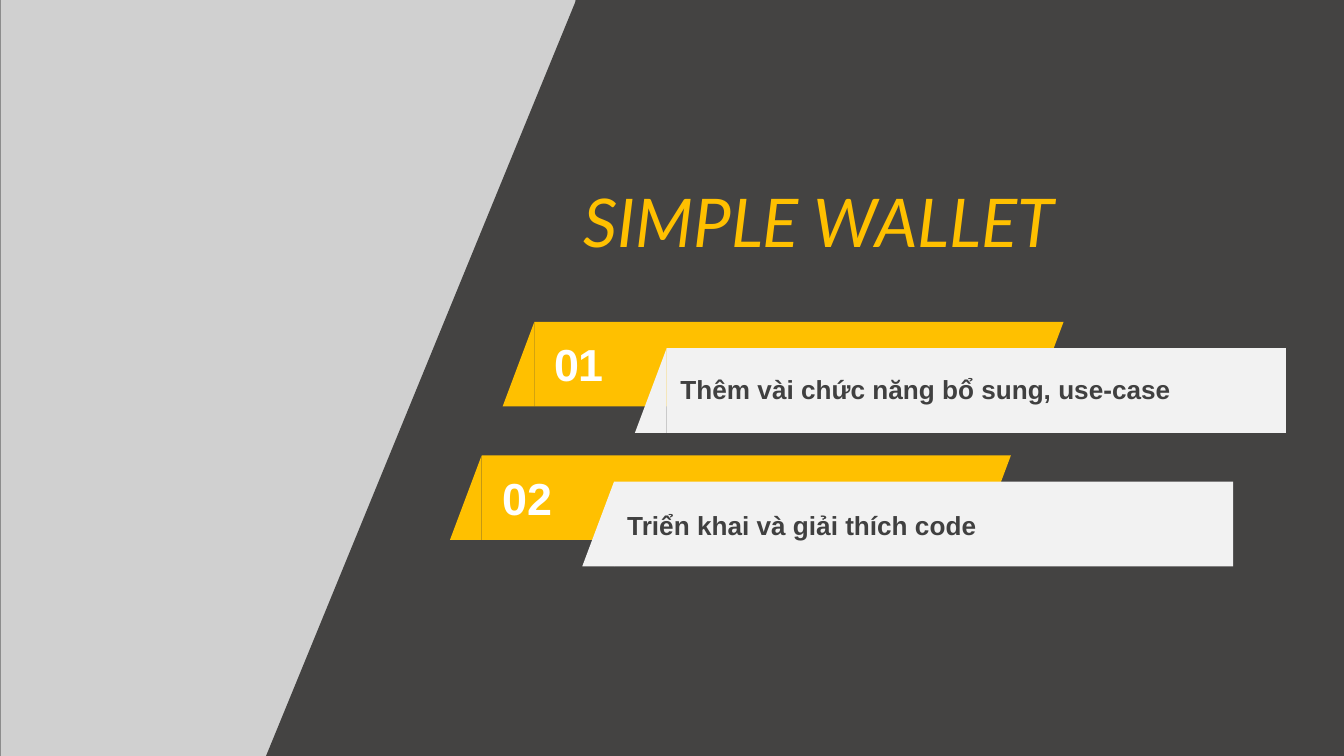
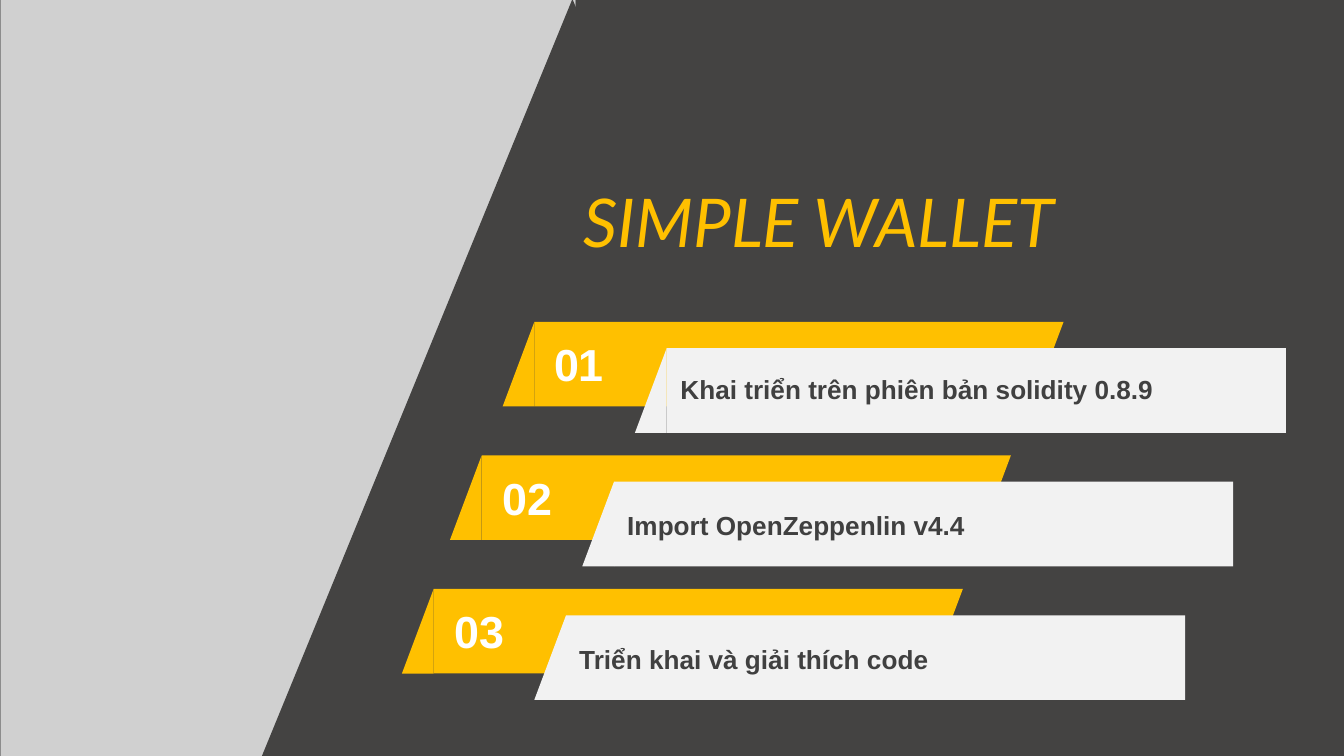
Before and after one commit to FxLuc/DAPP, a slide deck: slide 1 of Chapter09/Dapp.pptx. Drawn at 1344x756 pixels with LibreOffice and Linux fonts; fonts in the diff are those of the drawing; grey boxes stand for pictures; background and template pictures are left out. Boxes give left, top, right and bottom in pixels: in the first picture for what was removed or moved away, otherwise in the second. Text is boxed around its words. In the diff, an @@ line names an element or a change of style, - is before the commit and + after.

```diff
--- a/Chapter09/Dapp.pptx
+++ b/Chapter09/Dapp.pptx
@@ triangle: place and size @@
-triangle at [266,0,895,756]
+triangle at [261,0,890,756]
@@ text at [680,378,1153,405]: text changed @@
-Thêm vài chức năng bổ sung, use-case
+Khai triển trên phiên bản solidity 0.8.9
@@ text at [627,516,965,541]: text changed @@
-Triển khai và giải thích code
+Import OpenZeppenlin v4.4
@@ text added at [454,616,504,649], 24 pt, text #FFFFFF, bold @@
+03
@@ group added at [401,589,1185,701]: 3 triangles, 2 rectangles @@
@@ text added at [579,648,928,674], 14 pt, text #404040, bold @@
+Triển khai và giải thích code
```
Also in this commit, not shown: 1 slide added, 1 slide removed, 2 other files.
